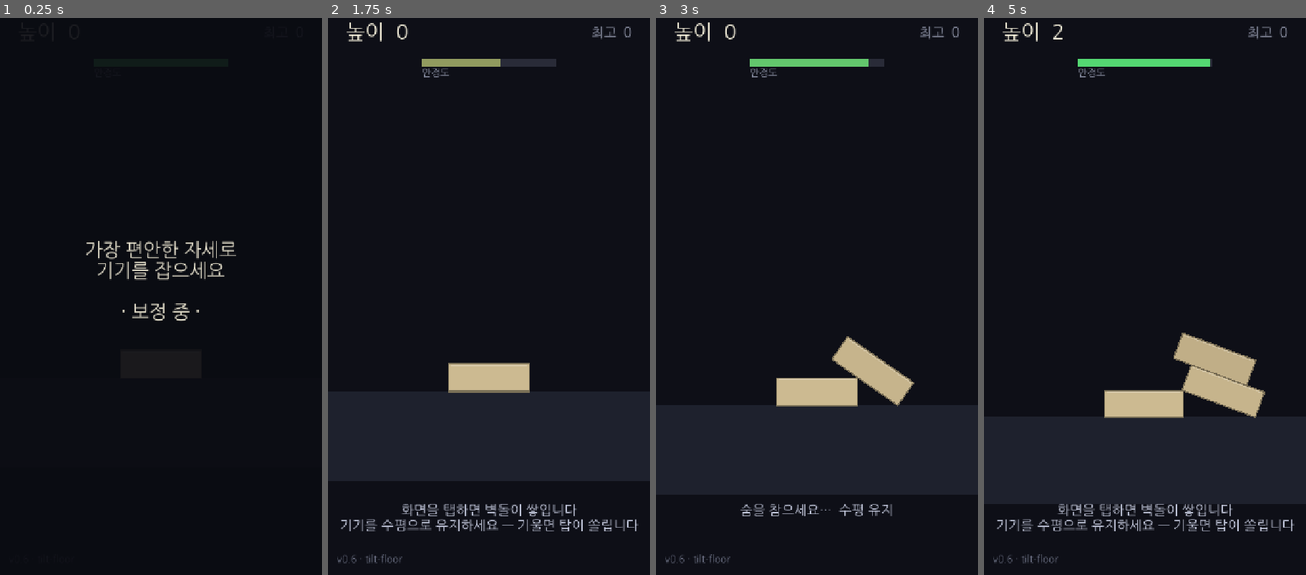
Above: before the commit, frames 1-4 (left to right).
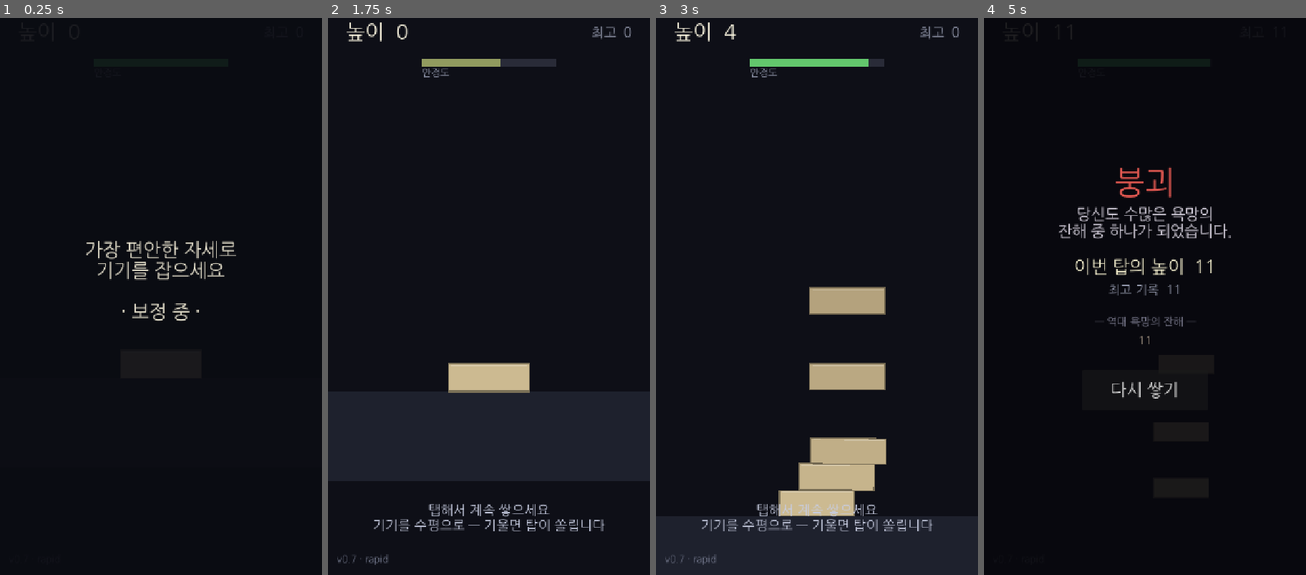
Above: after the commit, the same moments.

Repository: jungrok5/babel-tower
Game: Godot game, scene res://scenes/Main.tscn
The game is run twice, just before and just after one commit, with the same random seed, the same clock (stepped at 60 frames per second) and the same inputs.
Inputs (mouse positions are in pixels of both pictures, inside the frame that each line leads up to):
- Up to frame 1 (0.25 s): no input
- Up to frame 2 (1.75 s): tap Enter at 0.5 s; move the mouse to (559, 257) at 0.52 s; click (559, 257) at 0.67 s; tap Space at 0.77, 1.25, 1.52 s; move the mouse to (424, 318) at 1.27 s; click (424, 318) at 1.42 s
- Up to frame 3 (3 s): move the mouse to (849, 162) at 2.02 s; click (849, 162) at 2.17 s; move the mouse to (800, 402) at 2.77 s; click (800, 402) at 2.92 s
- Up to frame 4 (5 s): tap Space at 3.02, 3.77, 4.52 s; move the mouse to (1241, 374) at 3.52 s; click (1241, 374) at 3.67 s; move the mouse to (1048, 201) at 4.27 s; click (1048, 201) at 4.42 s

The runs differ from the first frame. In frame 2, 1.8% of the frame differs, in the area x 4-97%, y 87-99%; in frame 3, 8.1%; in frame 4, 23%, in the area x 0-100%, y 0-98%.

Commit message:
feat(v0.7): rapid consecutive drops + weightier physics
게임플레이 변경 (사용자 요청):
- 안착 대기/‘숨을 참으세요’ 제약 제거 → 탭 즉시 다음 벽돌 낙하(파파파팍 연사)
- DROPPING 상태·settle 로직 삭제, 점수는 드롭 즉시 +1
- 새 벽돌은 현재 꼭대기 블록 바로 위에 떨어짐(기울어 있어도 스택 위로)
- 드롭 높이 240→150으로 단축(연사 쾌감)

물리 감각 개선:
- 블록에 linear_damp 0.7 / angular_damp 1.4 추가 → 미세 진동(덜덜) 감쇠, 묵직함↑
- 마찰 0.45→0.5
- pymunk로 재검증: 연사 쌓기 → 살짝 기울면 쏠리고 반대로 기울여 회복 → 세게
  기울이면 붕괴하는 루프 확인

Co-Authored-By: Claude Opus 4.8 <noreply@anthropic.com>
Claude-Session: https://claude.ai/code/session_01Jx8xk1vyhwdsC6SaQay3dQ

Diff:
--- a/scripts/block.gd
+++ b/scripts/block.gd
@@ -22,11 +22,14 @@
 
 	var mat := PhysicsMaterial.new()
 	# 마찰을 낮춰 기울일 때 스택이 '스르륵' 쏠려 보이게 한다(너무 높으면 뻣뻣하다 갑자기 붕괴).
-	mat.friction = 0.45
+	mat.friction = 0.5
 	mat.bounce = 0.0
 	physics_material_override = mat
 
 	mass = 2.0
+	# 댐핑으로 미세 진동을 가라앉혀 '묵직한 돌' 느낌을 준다(덜덜거림 감소).
+	linear_damp = 0.7
+	angular_damp = 1.4
 	# 중력은 main이 매 프레임 '기울인 방향'으로 직접 넣는다(gravity_scale=0).
 	# 이렇게 하면 블록이 잠들지 않고 기울기에 계속 반응한다.
 	gravity_scale = 0.0
--- a/scripts/main.gd
+++ b/scripts/main.gd
@@ -4,15 +4,15 @@
 ## 핵심 규칙: 기기를 최대한 움직이지 마라.
 ## 흔들리면 탑이 요동치고, 높이 올라갈수록 작은 떨림도 치명적이 된다.
 
-enum State { CALIB, READY, DROPPING, OVER }
+enum State { CALIB, READY, OVER }
 
 ## 화면에 표시되는 빌드 버전 — 캐시된 옛 빌드인지 확인용. 변경 시마다 올린다.
-const GAME_VERSION := "v0.6 · tilt-floor"
+const GAME_VERSION := "v0.7 · rapid"
 
 const BASE_X := 360.0
 const GROUND_TOP_Y := 1050.0
 const BLOCK_SIZE := Vector2(180.0, 62.0)
-const DROP_HEIGHT := 240.0          # 다음 벽돌이 나타나는 높이
+const DROP_HEIGHT := 150.0          # 다음 벽돌이 떨어지기 시작하는 높이(짧게 = 연사 쌓기 쾌감)
 const TIP_ANGLE := 0.75             # 이 각도 이상 기울면 붕괴 (라디안)
 const COLLAPSE_FALL := 170.0        # 바닥 아래로 이만큼 떨어지면 붕괴
 const MAX_FLOOR_TILT := 0.7         # 기기를 최대로 기울였을 때 '바닥'이 기우는 각도(라디안)
@@ -21,8 +21,6 @@
 var state: int = State.CALIB
 var score: int = 0
 var blocks: Array[Block] = []
-var current: Block = null
-var settle_timer: float = 0.0
 var calib_timer: float = 0.0
 var go_shake: float = 0.0           # 붕괴 순간의 카메라 흔들림 버스트
 var web_permission_asked := false
@@ -51,7 +49,7 @@
 
 ## 현재 상태에 맞는 '아래' 방향. 플레이 중엔 기기 기울기만큼 회전한다.
 func _gravity_dir() -> Vector2:
-	if state == State.READY or state == State.DROPPING:
+	if state == State.READY:
 		var theta := clampf(Motion.get_sway(), -1.0, 1.0) * MAX_FLOOR_TILT
 		return Vector2(sin(theta), cos(theta))  # (0,1) = 화면 아래
 	return Vector2(0, 1)  # 보정/게임오버: 수평(잔해는 똑바로 낙하)
@@ -133,29 +131,34 @@
 	_start_calibration_countdown()
 
 
+## 탭 즉시 다음 벽돌을 떨어뜨린다. 안착을 기다리지 않으므로 파파파팍 연사 가능.
 func _drop_block() -> void:
+	var top := _top_block()
+	var sx := BASE_X
+	var sy := GROUND_TOP_Y - BLOCK_SIZE.y * 0.5 - DROP_HEIGHT
+	if top != null:
+		# 기울어 있어도 탑 꼭대기 바로 위에 떨어뜨린다
+		sx = top.position.x
+		sy = top.position.y - top.block_size.y * 0.5 - DROP_HEIGHT
 	var b := _make_block(score + 1)
-	var top_edge := _tower_top_edge()
-	# 흔들리는 상태로 탭하면 벽돌이 삐뚤게 놓인다 — 정지에 대한 보상
-	b.position = Vector2(BASE_X + Motion.get_sway() * 55.0, top_edge - DROP_HEIGHT)
+	b.position = Vector2(sx, sy)
 	add_child(b)
 	blocks.append(b)
-	current = b
-	settle_timer = 0.0
-	state = State.DROPPING
-
-
-func _on_block_settled() -> void:
 	score += 1
-	current = null
-	state = State.READY
+
+
+func _top_block() -> Block:
+	var top: Block = null
+	for b in blocks:
+		if is_instance_valid(b) and (top == null or b.position.y < top.position.y):
+			top = b
+	return top
 
 
 func _game_over() -> void:
 	if state == State.OVER:
 		return
 	state = State.OVER
-	current = null
 	go_shake = 26.0
 	Input.vibrate_handheld(400)         # 붕괴의 햅틱
 	Graveyard.add_record(score)
@@ -167,7 +170,6 @@
 		if is_instance_valid(b):
 			b.queue_free()
 	blocks.clear()
-	current = null
 	score = 0
 	cam.offset = Vector2.ZERO
 	cam.zoom = Vector2.ONE
@@ -216,16 +218,6 @@
 	if state == State.CALIB or state == State.OVER:
 		return
 
-	# 떨어지는 벽돌이 안정되면 다음 차례로
-	if state == State.DROPPING and is_instance_valid(current):
-		if current.linear_velocity.length() < 22.0 \
-				and absf(current.angular_velocity) < 0.25:
-			settle_timer += delta
-			if settle_timer > 0.35:
-				_on_block_settled()
-		else:
-			settle_timer = 0.0
-
 	_check_collapse()
 
 
@@ -245,7 +237,7 @@
 func _tower_top_edge() -> float:
 	var top := GROUND_TOP_Y
 	for b in blocks:
-		if is_instance_valid(b) and b != current:
+		if is_instance_valid(b):
 			top = minf(top, b.position.y - b.block_size.y * 0.5)
 	return top
 
@@ -296,9 +288,7 @@
 					state = State.READY
 				calib_label.text = "가장 편안한 자세로\n기기를 잡으세요\n\n· 보정 중 ·"
 		State.READY:
-			hint_label.text = "화면을 탭하면 벽돌이 쌓입니다\n기기를 수평으로 유지하세요 — 기울면 탑이 쏠립니다"
-		State.DROPPING:
-			hint_label.text = "숨을 참으세요…  수평 유지"
+			hint_label.text = "탭해서 계속 쌓으세요\n기기를 수평으로 — 기울면 탑이 쏠립니다"
 		State.OVER:
 			hint_label.text = ""
 
